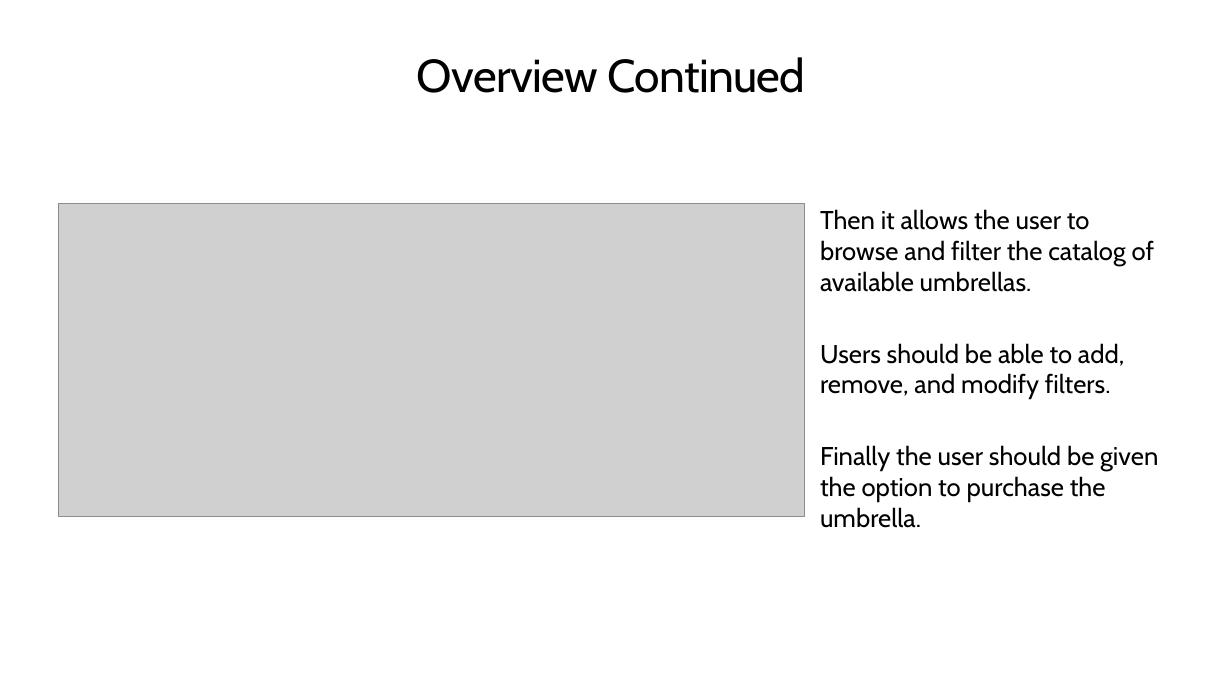
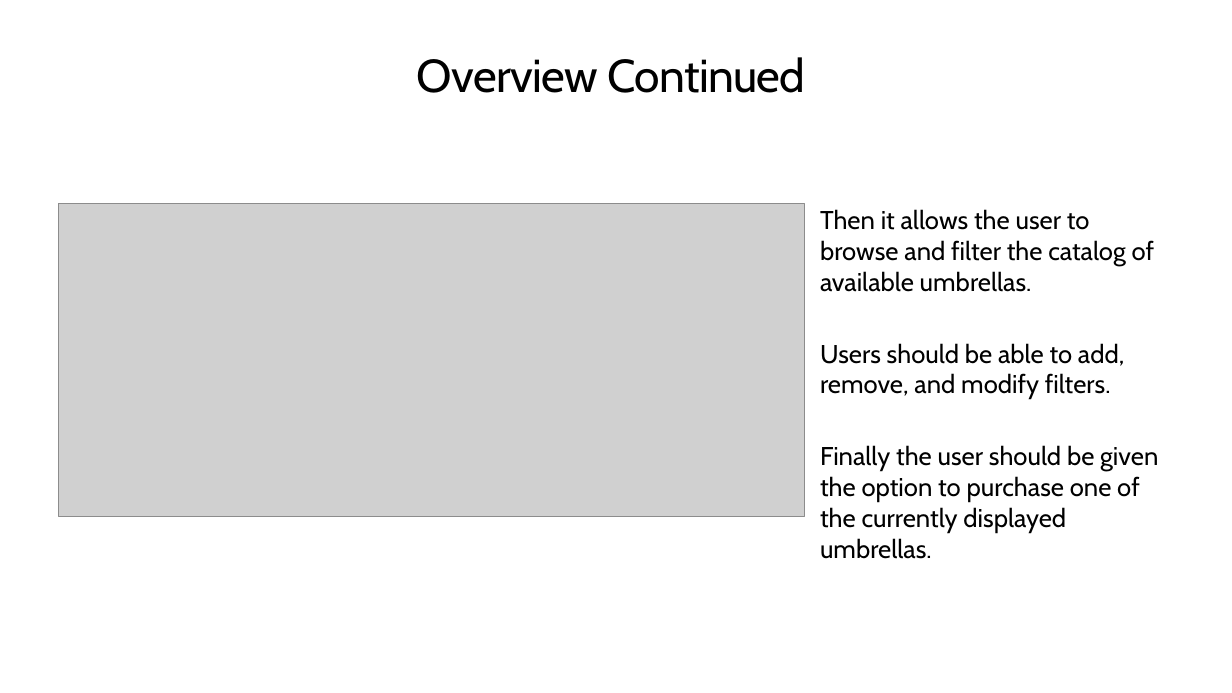
Before and after one commit to TEALSK12/2nd-semester-introduction-to-computer-science, a slide deck: slide 11 of units/6_unit/slidedecks/Intro Python 6.05 TEALS.pptx. Drawn at 1232x693 pixels with LibreOffice and Linux fonts; fonts in the diff are those of the drawing; grey boxes stand for pictures; background and template pictures are left out. Boxes give left, top, right and bottom in pixels: in the first picture for what was removed or moved away, otherwise in the second. Text is boxed around its words. In the diff, an @@ line names an element or a change of style, - is before the commit and + after.

```diff
--- a/units/6_unit/slidedecks/Intro Python 6.05 TEALS.pptx
+++ b/units/6_unit/slidedecks/Intro Python 6.05 TEALS.pptx
@@ text at bbox=[820, 445, 1158, 559]: text changed @@
-Finally the user should be given the option to purchase the umbrella.
+Finally the user should be given the option to purchase one of the currently displayed umbrellas.
```
Also in this commit, not shown: 5 other slides changed, 21 other files.
